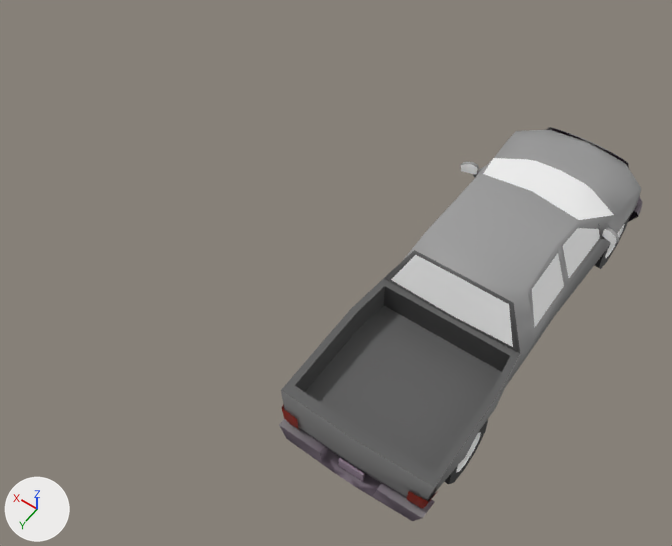
An edit to the glTF model EverythingLibraryBrowser/models/vehicles/vehicles-trucks-vans-pickup-truck/vehicles-trucks-vans-pickup-truck_v2.glb, drawn before and after from the same camera.
Rendered twice from a 50 mm lens placed at (-2.53, 6.63, 9.94), pointed at (1.77, 0.61, 0.47). Arrows for +X, +Y and +Z are at lower left; the lights stay in place. The picture after the commit comes second. Vertices at exactly the same position are counted once.

The first picture shows 'Pickup Truck_v2'.
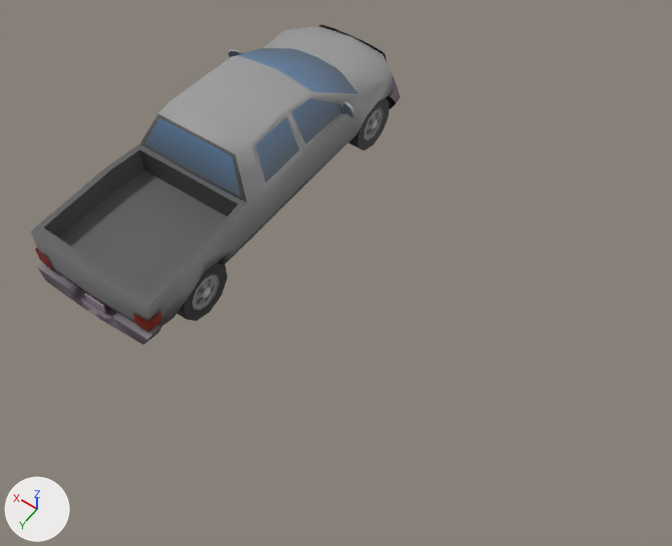
Changed parts and their boxes [x1, y1, x2, y2] in the pictures (672 x 546 px):
'Pickup Truck_v2', reshaped, moved
    before: [279, 127, 643, 521]
    after: [145, 48, 384, 310]
'Pickup Truck_v2.001', added
    after: [31, 25, 400, 345]
part 1 of me_mesh_003, deleted
    before: [279, 127, 643, 521]
part 2 of me_mesh_003, deleted
    before: [281, 130, 642, 501]
part 3 of me_mesh_003, recoloured
    before: [457, 229, 621, 469]
    after: [192, 108, 381, 308]

The edits, one by one:
me_mesh_003 is used by ob_pickup_truck_v2; location (0.0, 0.0, 0.0).
me_mesh_003 had 915 vertices, 1420 faces and spanned x -1.1..1.1, y -2.9..2.9, z 0.0..1.87.
me_mesh_003 no longer uses material mat_mat_standard_045.
me_mesh_003 now has 213 vertices, 314 faces and spans x -1.09..1.09, y -2.27..2.05, z 0.16..1.81.
me_mesh_003 part 1: 20 loose pieces with 305 vertices, spanning x -1.09..1.09, y -2.9..2.9, z 0.33..1.77, are deleted.
me_mesh_003 part 2: 397 vertices removed from x -1.1..1.1, y -2.77..2.81, z 0.0..1.87.
me_mesh_003 part 3: 202 kept faces spanning x -0.94..0.94, y -2.25..2.02, z 0.16..0.67 get new vertex colours; the middle colour goes from white #ffffff to grey #858484.
Mesh me_mesh_004 is new.
It has 704 vertices, 1106 faces and spans x -1.1..1.1, y -2.9..2.9, z 0.0..1.87.
It uses material mat_mat_standard_045.
Object 'Pickup Truck_v2' (ob_pickup_truck_v2) moves from (0.0, 0.0, 0.0) to (3.87, 0.0, 0.0).
Object 'Pickup Truck_v2.001' (ob_pickup_truck_v2_001) is new; it shows me_mesh_004.
Its location is (3.87, 0.0, 0.0).
